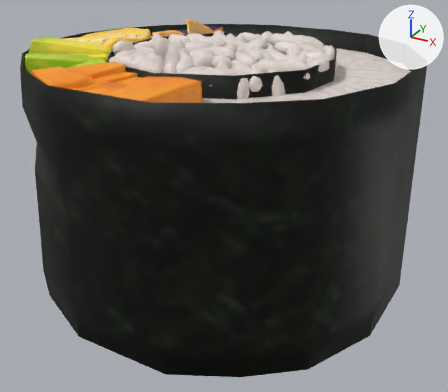
The FBX model Assets/05_Models/Props/RiceRoll_3.fbx: old version first, new version second.
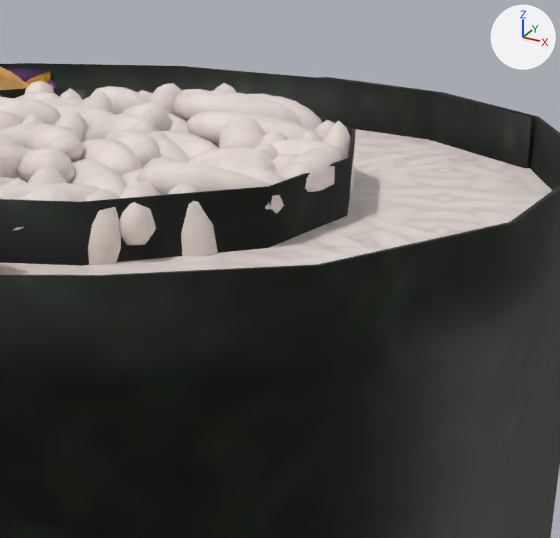
Each version is shown whole from a 50 mm lens placed at (-0.4049, -0.5609, 0.0871), pointed at (-0.4679, -0.4464, 0.0299), then close up on the part from 46% to 92% of the width and 0% to 51% of the height. Arrows for +X, +Y and +Z are at upper right; the lights stay in place. Where no turn or scale is listed for an object, it has been applied to the vertices.

Script lines for the objects in view, before the commit:
```python
me_mesh_2026 = bpy.data.meshes.new('Mesh.2026')
me_mesh_2026.from_pydata(...)  # 11194 vertices, 10964 faces; spans x -0.0355..0.0489, y -0.0353..0.0473, z -0.0286..0.0295
# faces by material slot: [170, 1352, 560, 6401, 515, 1966]
me_mesh_2026.materials.append(mat_eggroll)  # picture img_eggroll_b_jpg
me_mesh_2026.materials.append(mat_avocado)  # picture img_avocado_b_jpg
me_mesh_2026.materials.append(mat_carrots)  # picture img_carrots_b_jpg
me_mesh_2026.materials.append(mat_rice)  # picture img_rice_b_jpg
me_mesh_2026.materials.append(mat_seaweed)  # picture img_seaweed_b_jpg
me_mesh_2026.materials.append(mat_eggplant)  # picture img_eggplant_b_jpg
ob_seaweed = bpy.data.objects.new('SeaWeed', me_mesh_2026)
ob_seaweed.location = (-0.47769, -0.45056, 0.03649)
```
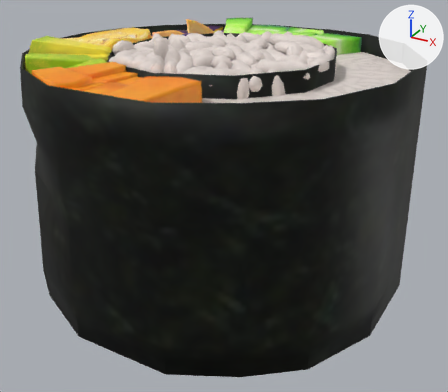
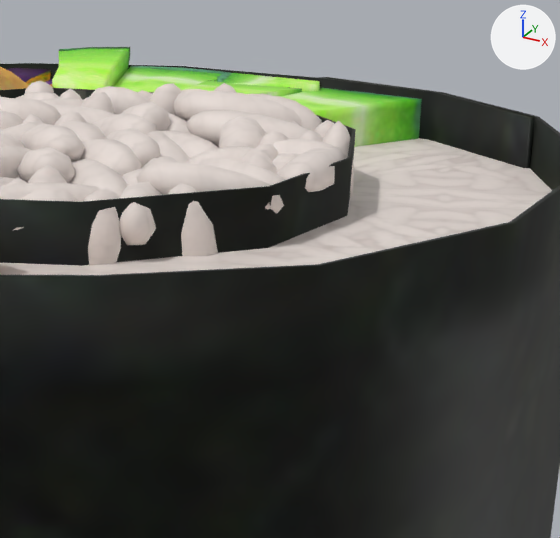
The change, as a list of edits to the scene's bpy script:
```text
Add img_cucumber_b_jpg:
    img_cucumber_b_jpg = load_image('Cucumber_B.jpg', '../../04_Images/Textures/Cucumber_B.jpg', 2048, 2048, 'sRGB')
Add mat_cucumber:
    mat_cucumber = principled_material('Cucumber')
    mat_cucumber.texture = img_cucumber_b_jpg
    mat_cucumber.roughness = 0.553
Change me_mesh_2026:
    used by ob_seaweed; location = (-0.47769, -0.45056, 0.03649)
    remove me_mesh_2026.from_pydata(...)  # 11194 vertices, 10964 faces; spans x -0.0355..0.0489, y -0.0353..0.0473, z -0.0286..0.0295
    add me_mesh_2026.from_pydata(...)  # 12078 vertices, 11836 faces; spans x -0.0355..0.0489, y -0.0353..0.0473, z -0.0286..0.0295
    me_mesh_2026 part 1: the loose piece of 58 vertices spanning x 0.0066..0.0151, y 0.01..0.0172, z 0.0228..0.0269 is copied, and the copy is multiplied about its middle by the matrix ((0.982, 0.183, 0.378), (-0.443, 0.984, 0.217), (-0.251, -0.352, 0.906)), then moved by (-0.0017, -0.0042, 0.0); it spans x 0.005..0.0133, y 0.0045..0.0142, z 0.0229..0.0269
    me_mesh_2026 part 2: a new loose piece of 210 vertices spanning x -0.0036..0.008, y 0.0278..0.0468, z -0.0272..0.0256, in mat_cucumber (picture img_cucumber_b_jpg)
    me_mesh_2026 part 3: a new loose piece of 162 vertices spanning x 0.0058..0.0173, y 0.0389..0.0462, z -0.0265..0.0256, in mat_cucumber (picture img_cucumber_b_jpg)
    me_mesh_2026 part 4: a new loose piece of 162 vertices spanning x 0.0135..0.0289, y 0.0274..0.046, z -0.027..0.0251, in mat_cucumber (picture img_cucumber_b_jpg)
    me_mesh_2026 part 5: a new loose piece of 146 vertices spanning x -0.0103..0.0017, y 0.0287..0.0446, z -0.0281..0.0274, in mat_cucumber (picture img_cucumber_b_jpg)
    me_mesh_2026 part 6: a new loose piece of 146 vertices spanning x 0.0051..0.0159, y 0.0286..0.0427, z -0.0268..0.026, in mat_cucumber (picture img_cucumber_b_jpg)
    add me_mesh_2026.materials.append(mat_cucumber)  # picture img_cucumber_b_jpg
```

Boxes [x1, y1, x2, y2] around the edits, measured in the close-ups (560 x 538 px):
'SeaWeed', reshaped
    before: [0, 63, 560, 538]
    after: [0, 47, 560, 538]
part 1 of me_mesh_2026, added
    after: [60, 120, 106, 142]
part 2 of me_mesh_2026, added (green)
    after: [114, 65, 228, 92]
part 3 of me_mesh_2026, added (green)
    after: [217, 72, 320, 91]
part 4 of me_mesh_2026, added (green)
    after: [281, 88, 422, 147]
part 5 of me_mesh_2026, added (green)
    after: [52, 47, 130, 90]
part 6 of me_mesh_2026, added (green)
    after: [183, 80, 302, 96]
